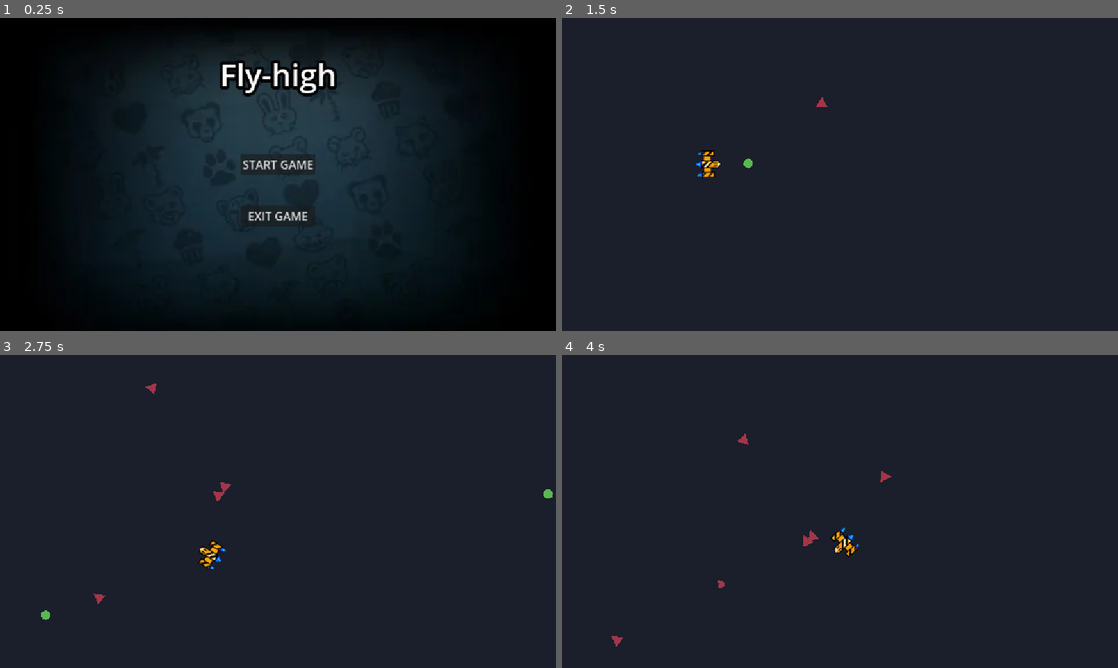
Above: before the commit, frames 1-4 (two rows, left to right).
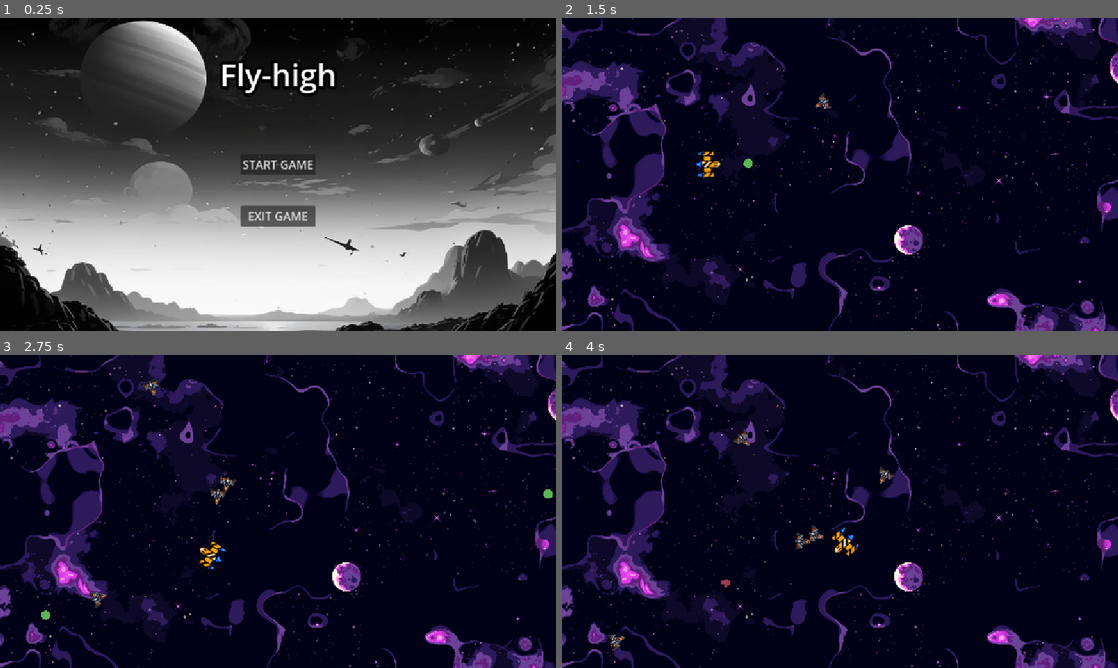
Above: after the commit, the same moments.

Repository: pilmeha/fly-high2
Game: Godot game, scene res://main menu/main_menu.tscn
Two runs of this game, one before a commit and one after it. Both use one fixed random seed, a clock stepped at 60 frames per second and the inputs below.
Inputs (mouse positions are in pixels of both pictures, inside the frame that each line leads up to):
- Up to frame 1 (0.25 s): no input
- Up to frame 2 (1.5 s): click "START GAME" at 0.5 s; move the mouse to (962, 158) at 1.27 s; hold D (right) from 1.28 s (still down); click (962, 158) at 1.35 s
- Up to frame 3 (2.75 s): move the mouse to (166, 527) at 2.02 s; release D (right) at 2.03 s; hold S (down) from 2.03 s (still down); click (166, 527) at 2.1 s
- Up to frame 4 (4 s): move the mouse to (895, 442) at 2.77 s; release S (down) at 2.78 s; hold D (right) 2.78-3.53 s; click (895, 442) at 2.85 s; move the mouse to (812, 574) at 3.52 s; hold W (up) from 3.53 s (still down); click (812, 574) at 3.6 s

The runs differ from the first frame. In frame 1, 73% of the frame differs, in the area x 0-100%, y 0-100%; in frame 2, 92%; in frame 3, 92%; in frame 4, 92%.

Commit message:
изменил иконки и фоны

Diff:
--- a/main menu/main_menu.tscn
+++ b/main menu/main_menu.tscn
@@ -1,7 +1,7 @@
 [gd_scene load_steps=5 format=3 uid="uid://n22udpo5tr6g"]
 
 [ext_resource type="Script" uid="uid://b77bed72brrtr" path="res://scripts/main_menu.gd" id="1_8f8xy"]
-[ext_resource type="Texture2D" uid="uid://cexxjy1fntakm" path="res://assets/background.webp" id="1_cok42"]
+[ext_resource type="Texture2D" uid="uid://xrufjx05b56b" path="res://assets/backgroundAI2.jpg" id="3_ra13p"]
 
 [sub_resource type="SystemFont" id="SystemFont_8f8xy"]
 font_names = PackedStringArray("Impact")
@@ -27,7 +27,7 @@
 anchor_bottom = 1.0
 grow_horizontal = 2
 grow_vertical = 2
-texture = ExtResource("1_cok42")
+texture = ExtResource("3_ra13p")
 
 [node name="MarginContainer" type="MarginContainer" parent="."]
 layout_mode = 1
--- a/pause menu/pause_menu.tscn
+++ b/pause menu/pause_menu.tscn
@@ -9,6 +9,34 @@
 
 [sub_resource type="SystemFont" id="SystemFont_e3xid"]
 font_names = PackedStringArray("Impact")
+subpixel_positioning = 0
+
+[sub_resource type="Animation" id="Animation_8dhhk"]
+length = 0.001
+tracks/0/type = "value"
+tracks/0/imported = false
+tracks/0/enabled = true
+tracks/0/path = NodePath("ColorRect:material:shader_parameter/lod")
+tracks/0/interp = 1
+tracks/0/loop_wrap = true
+tracks/0/keys = {
+"times": PackedFloat32Array(0),
+"transitions": PackedFloat32Array(1),
+"update": 0,
+"values": [0.0]
+}
+tracks/1/type = "value"
+tracks/1/imported = false
+tracks/1/enabled = true
+tracks/1/path = NodePath("PanelContainer:modulate")
+tracks/1/interp = 1
+tracks/1/loop_wrap = true
+tracks/1/keys = {
+"times": PackedFloat32Array(0),
+"transitions": PackedFloat32Array(1),
+"update": 0,
+"values": [Color(1, 1, 1, 0)]
+}
 
 [sub_resource type="Animation" id="Animation_2q6i3"]
 resource_name = "blur"
@@ -36,33 +64,6 @@
 "transitions": PackedFloat32Array(1, 1),
 "update": 0,
 "values": [Color(1, 1, 1, 0), Color(1, 1, 1, 1)]
-}
-
-[sub_resource type="Animation" id="Animation_8dhhk"]
-length = 0.001
-tracks/0/type = "value"
-tracks/0/imported = false
-tracks/0/enabled = true
-tracks/0/path = NodePath("ColorRect:material:shader_parameter/lod")
-tracks/0/interp = 1
-tracks/0/loop_wrap = true
-tracks/0/keys = {
-"times": PackedFloat32Array(0),
-"transitions": PackedFloat32Array(1),
-"update": 0,
-"values": [0.0]
-}
-tracks/1/type = "value"
-tracks/1/imported = false
-tracks/1/enabled = true
-tracks/1/path = NodePath("PanelContainer:modulate")
-tracks/1/interp = 1
-tracks/1/loop_wrap = true
-tracks/1/keys = {
-"times": PackedFloat32Array(0),
-"transitions": PackedFloat32Array(1),
-"update": 0,
-"values": [Color(1, 1, 1, 0)]
 }
 
 [sub_resource type="AnimationLibrary" id="AnimationLibrary_lpd0m"]
--- a/scenes/bullet.tscn
+++ b/scenes/bullet.tscn
@@ -4,7 +4,7 @@
 
 [sub_resource type="CircleShape2D" id="CircleShape2D_h1aey"]
 
-[node name="Bullet" type="Area2D"]
+[node name="Bullet" type="Area2D" groups=["player_bullet"]]
 script = ExtResource("1_mkf8s")
 
 [node name="CollisionShape2D" type="CollisionShape2D" parent="."]
--- a/scenes/enemy.tscn
+++ b/scenes/enemy.tscn
@@ -1,18 +1,24 @@
-[gd_scene load_steps=3 format=3 uid="uid://b1mdtx3co3ywj"]
+[gd_scene load_steps=4 format=3 uid="uid://b1mdtx3co3ywj"]
 
 [ext_resource type="Script" uid="uid://cfpvh0glgh63t" path="res://scripts/enemy.gd" id="1_7p1mj"]
+[ext_resource type="Texture2D" uid="uid://cxsq08km3mi6q" path="res://assets/tiny_ship13.png" id="2_md0e3"]
 
-[sub_resource type="CircleShape2D" id="CircleShape2D_8tegq"]
-radius = 7.0
+[sub_resource type="CircleShape2D" id="CircleShape2D_4ra3w"]
+radius = 15.0
 
 [node name="Enemy" type="CharacterBody2D" groups=["enemies"]]
 script = ExtResource("1_7p1mj")
 
+[node name="TinyShip13" type="Sprite2D" parent="."]
+rotation = 1.5708
+texture = ExtResource("2_md0e3")
+
 [node name="Polygon2D" type="Polygon2D" parent="."]
+visible = false
 position = Vector2(0, 1.32291)
 scale = Vector2(1, 1.30208)
 color = Color(0.627451, 0.219608, 0.290196, 1)
 polygon = PackedVector2Array(-8, -11, -7, -1, -8, 8.2, 14, -1.016)
 
 [node name="CollisionShape2D" type="CollisionShape2D" parent="."]
-shape = SubResource("CircleShape2D_8tegq")
+shape = SubResource("CircleShape2D_4ra3w")
--- a/scenes/game.tscn
+++ b/scenes/game.tscn
@@ -1,7 +1,8 @@
-[gd_scene load_steps=9 format=3 uid="uid://c8ebe0pdpldga"]
+[gd_scene load_steps=10 format=3 uid="uid://c8ebe0pdpldga"]
 
 [ext_resource type="PackedScene" uid="uid://dwasmljloi75x" path="res://scenes/player.tscn" id="1_uwrxv"]
 [ext_resource type="Script" uid="uid://xsx3ut4smppl" path="res://scripts/game.gd" id="1_yqjtg"]
+[ext_resource type="Texture2D" uid="uid://cp72v1h7ygwkf" path="res://assets/Space Background.png" id="2_lbhrr"]
 [ext_resource type="PackedScene" uid="uid://qyhbgu542ncx" path="res://pause menu/pause_menu.tscn" id="3_lnu2h"]
 
 [sub_resource type="Environment" id="Environment_yqjtg"]
@@ -23,6 +24,11 @@
 
 [node name="WorldEnvironment" type="WorldEnvironment" parent="."]
 environment = SubResource("Environment_yqjtg")
+
+[node name="TextureRect" type="TextureRect" parent="."]
+offset_right = 1300.0
+offset_bottom = 650.0
+texture = ExtResource("2_lbhrr")
 
 [node name="Player" parent="." instance=ExtResource("1_uwrxv")]
 position = Vector2(285, 302)
--- a/scripts/bullet.gd
+++ b/scripts/bullet.gd
@@ -3,8 +3,6 @@
 var direction: Vector2
 const SPEED = 10
 var explosion_scene = preload("res://scenes/explosion.tscn")
-
-
 
 func _physics_process(delta: float) -> void:
 	global_position += direction * SPEED
Binary file added: assets/Space Background.png
Not shown, changed: assets/Space Background.png.import
Binary file removed: assets/background.webp
Binary file added: assets/backgroundAI2.jpg
Not shown, added: assets/backgroundAI2.jpg.import
Binary file added: assets/tiny_ship13.png
Not shown, added: assets/tiny_ship13.png.import
